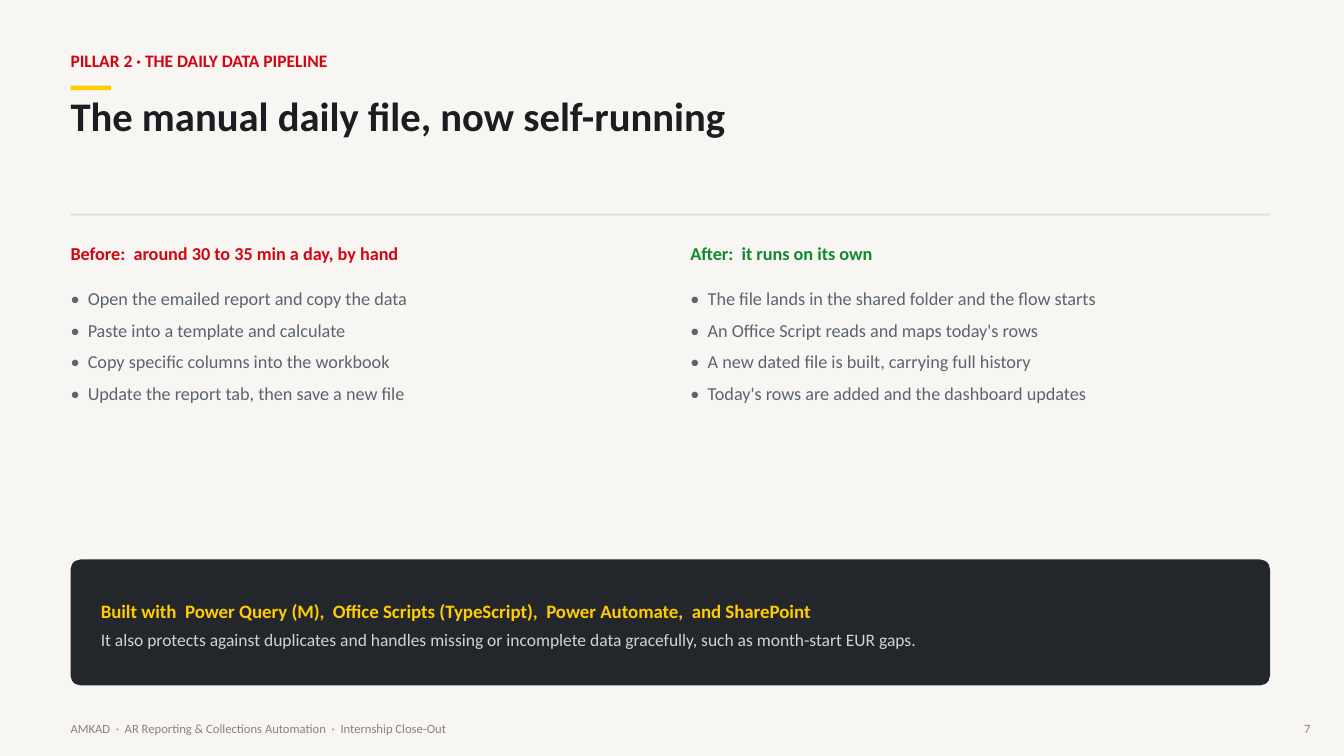
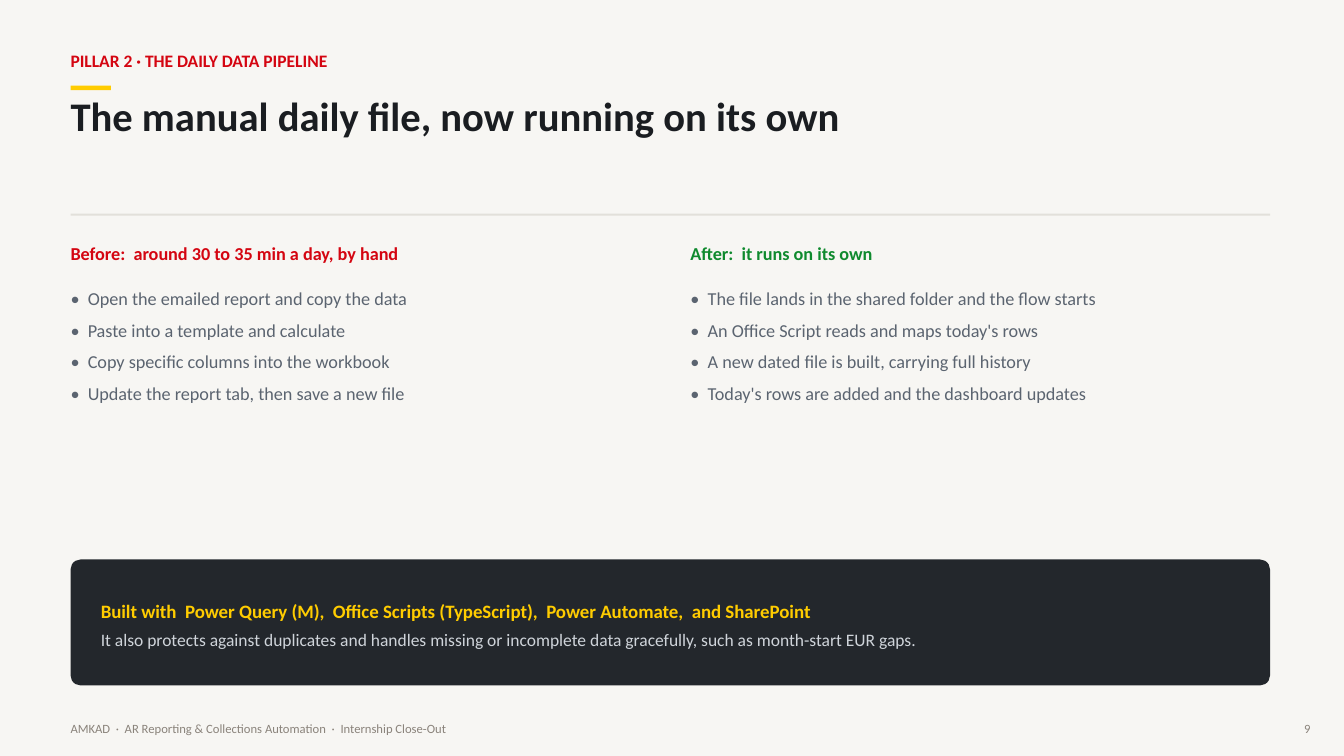
Before and after one commit to jkadadihi/Power-BI-, a slide deck: slide 9 of docs/AMKAD_Internship_Presentation.pptx (slide 7 before the commit). Drawn at 1344x756 pixels with LibreOffice and Linux fonts; fonts in the diff are those of the drawing. Boxes give left, top, right and bottom in pixels: in the first picture for what was removed or moved away, otherwise in the second. Text is boxed around its words. In the diff, an @@ line names an element or a change of style, - is before the commit and + after.

```diff
--- a/docs/AMKAD_Internship_Presentation.pptx
+++ b/docs/AMKAD_Internship_Presentation.pptx
@@ text at (71,102,840,138): text changed @@
-The manual daily file, now self-running
+The manual daily file, now running on its own
```
Also in this commit, not shown: 10 other slides changed, 4 slides added, 1 other file.
